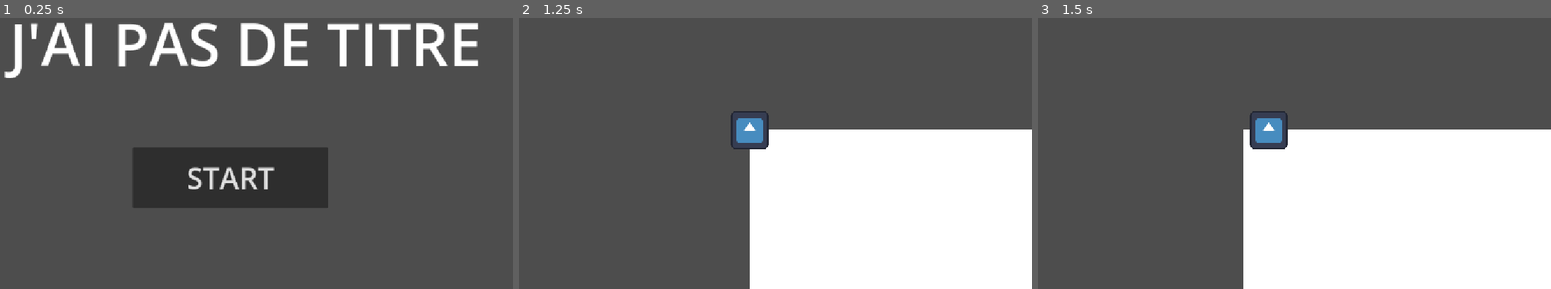
Above: before the commit, frames 1-3 (left to right).
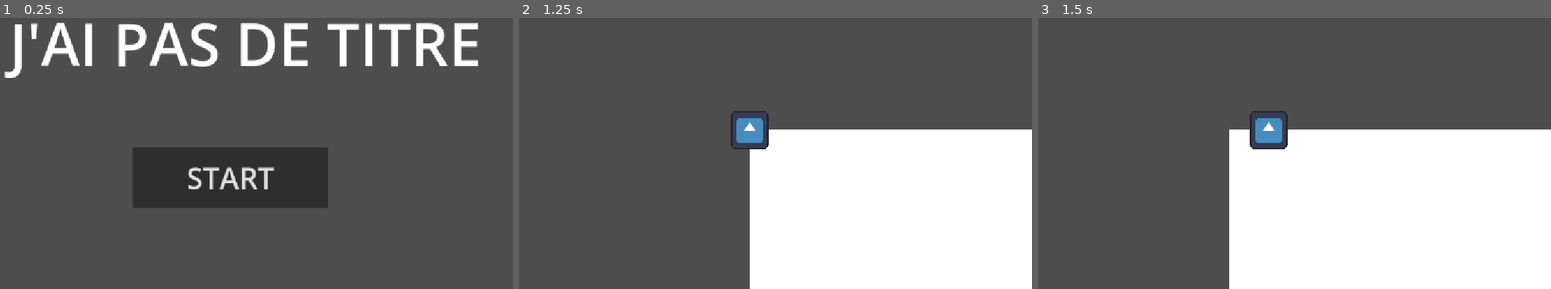
Above: after the commit, the same moments.

Repository: PandaMaki/game-jam-baudo
Game: Godot game, scene res://main.tscn
Two runs of this game, one before a commit and one after it. Both use one fixed random seed, a clock stepped at 60 frames per second and the inputs below. The engine's default icon, where the game draws it, is replaced by a stand-in: a white triangle on a blue panel in a dark square.
Inputs:
- Up to frame 1 (0.25 s): no input
- Up to frame 2 (1.25 s): click "START" at 0.5 s
- Up to frame 3 (1.5 s): tap Enter (ui_accept) at 1.25 s; hold D (right) from 1.28 s (still down)

Frames 1-2 are identical in both runs. In frame 3, 1.6% of the frame differs, in the area x 37-41%, y 41-100%.

Commit message:
1 seul système de mouvement
pour le joueur
maintenant il est dans _input() et pas dans _input() ET _process()

Diff:
--- a/scenes/player/player.gd
+++ b/scenes/player/player.gd
@@ -11,16 +11,6 @@
 @export var taille_case = 80
 
 func _physics_process(delta: float) -> void:
-
-	if Input.is_action_just_pressed("up"):
-		player.position -= Vector2(0,50)
-	if Input.is_action_just_pressed("down"):
-		player.position += Vector2(0,50)
-	if Input.is_action_just_pressed("left"):
-		player.position -= Vector2(50,0)
-	if Input.is_action_just_pressed("right"):
-		player.position += Vector2(50,0)
-
 	#Système de déplacement libre
 
 	#var direction = Vector2.ZERO
@@ -36,10 +26,16 @@
 
 	#move_and_slide()
 
+	pass
 
-func _unhandled_input(event: InputEvent) -> void:
+
+func _input(event: InputEvent) -> void:
 	#Système de déplacement en grille
 	if Input.is_action_just_pressed("up"):
 		position.y -= taille_case
 	if Input.is_action_just_pressed("down"):
 		position.y += taille_case
+	if Input.is_action_just_pressed("left"):
+		position.x -= taille_case
+	if Input.is_action_just_pressed("right"):
+		position.x += taille_case
